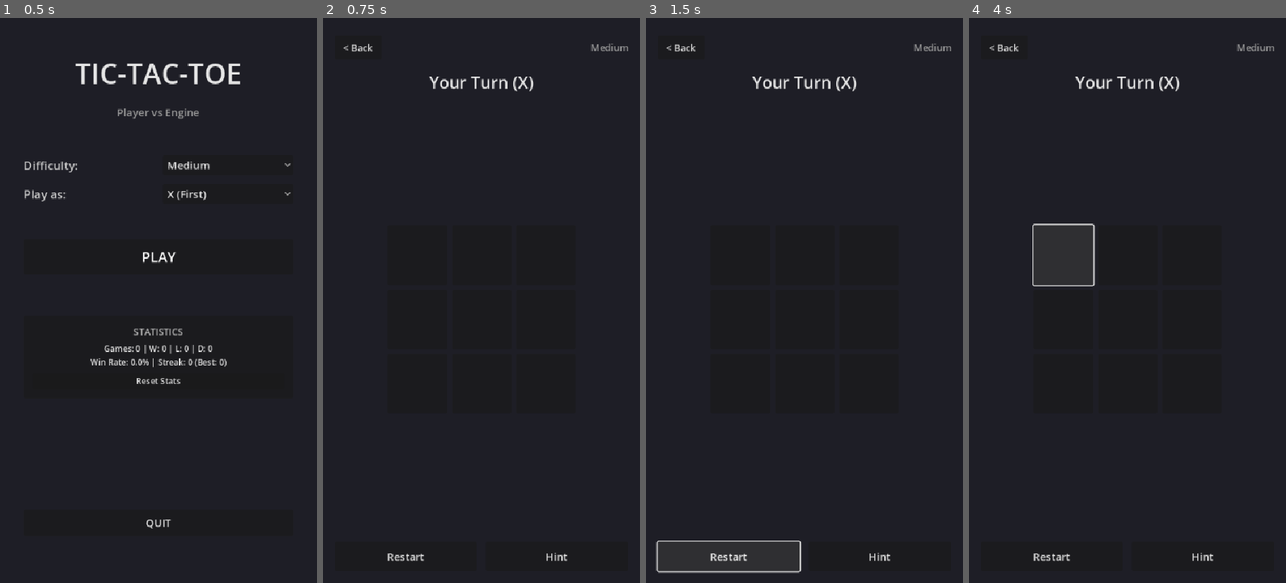
Above: before the commit, frames 1-4 (left to right).
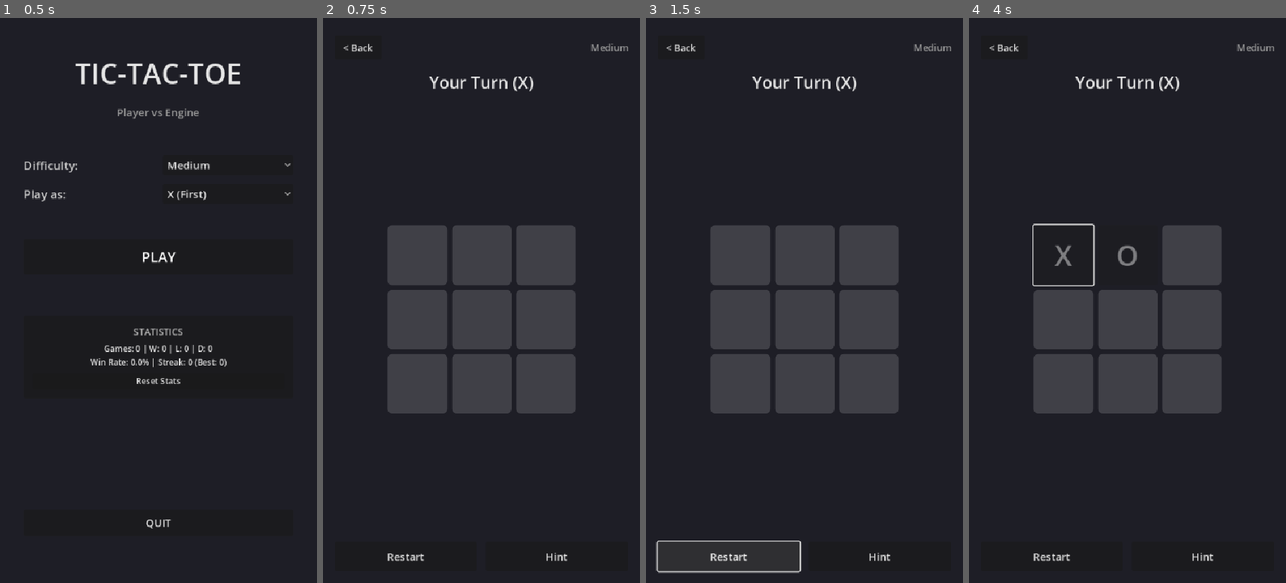
Above: after the commit, the same moments.

Repository: SherifDiab/TicTacToe
Game: Godot game, scene res://scenes/MainMenu.tscn
Same seed, same stepped clock (60 frames per second), same inputs: the game is played once before the commit and once after it.
Inputs (mouse positions are in pixels of both pictures, inside the frame that each line leads up to):
- Up to frame 1 (0.5 s): no input
- Up to frame 2 (0.75 s): click "PLAY" at 0.5 s
- Up to frame 3 (1.5 s): click "Restart" at 1.25 s
- Up to frame 4 (4 s): click "Restart" at 2 s; click "Restart" at 2.75 s; click (1064, 255) at 3.5 s

Frame 1 is identical in both runs. In frame 2, 18% of the frame differs, in the area x 20-80%, y 36-70%; in frame 3, 18%; in frame 4, 14%.
Error before the commit: Parse Error: Cannot infer the type of "is_playing" variable because the value doesn't have a set type. (res://scripts/ui/Game.gd:166)

Commit message:
Fix Game.gd type inference errors for Godot 4.5
- Add explicit bool type to is_playing, is_human_turn, can_click
- Add explicit int type to human_player
- Add explicit bool type to human_won, is_draw

Godot 4.5 treats warnings as errors and requires explicit types
when Dictionary access returns Variant.

Diff:
--- a/scripts/ui/Game.gd
+++ b/scripts/ui/Game.gd
@@ -163,14 +163,14 @@
 ## Updates button states
 func _update_button_states() -> void:
 	var info := game_controller.get_game_info()
-	var is_playing := info["state"] == GameController.GameState.PLAYING
-	var is_human_turn := info["current_turn"] == info["human_player"]
+	var is_playing: bool = info["state"] == GameController.GameState.PLAYING
+	var is_human_turn: bool = info["current_turn"] == info["human_player"]
 
 	# Enable/disable cells based on game state
 	var board := game_controller.get_board()
 	for i in range(9):
 		var cell := cell_buttons[i]
-		var can_click := is_playing and is_human_turn and board.is_legal_move(i)
+		var can_click: bool = is_playing and is_human_turn and board.is_legal_move(i)
 		cell.disabled = not can_click
 
 	# Hint button only during human turn
@@ -233,9 +233,9 @@
 
 ## Shows the game over panel
 func _show_game_over_panel(result: String, winner: int) -> void:
-	var human_player := game_controller.get_game_info()["human_player"]
-	var human_won := winner == human_player
-	var is_draw := result == "draw"
+	var human_player: int = game_controller.get_game_info()["human_player"]
+	var human_won: bool = winner == human_player
+	var is_draw: bool = result == "draw"
 
 	game_over_panel.show_result(is_draw, human_won, game_controller.can_use_rewarded())
 	game_over_panel.visible = true
